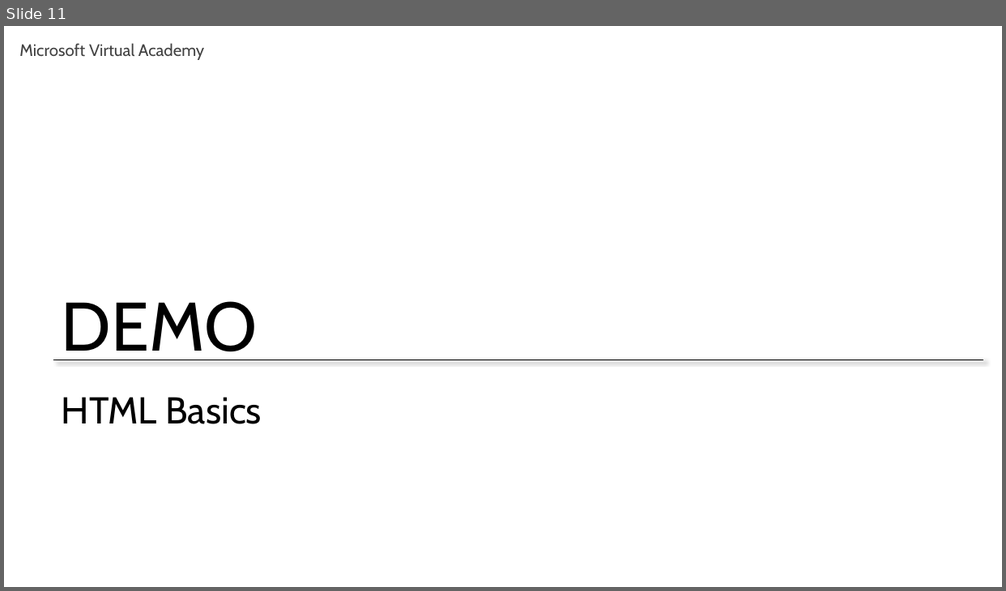
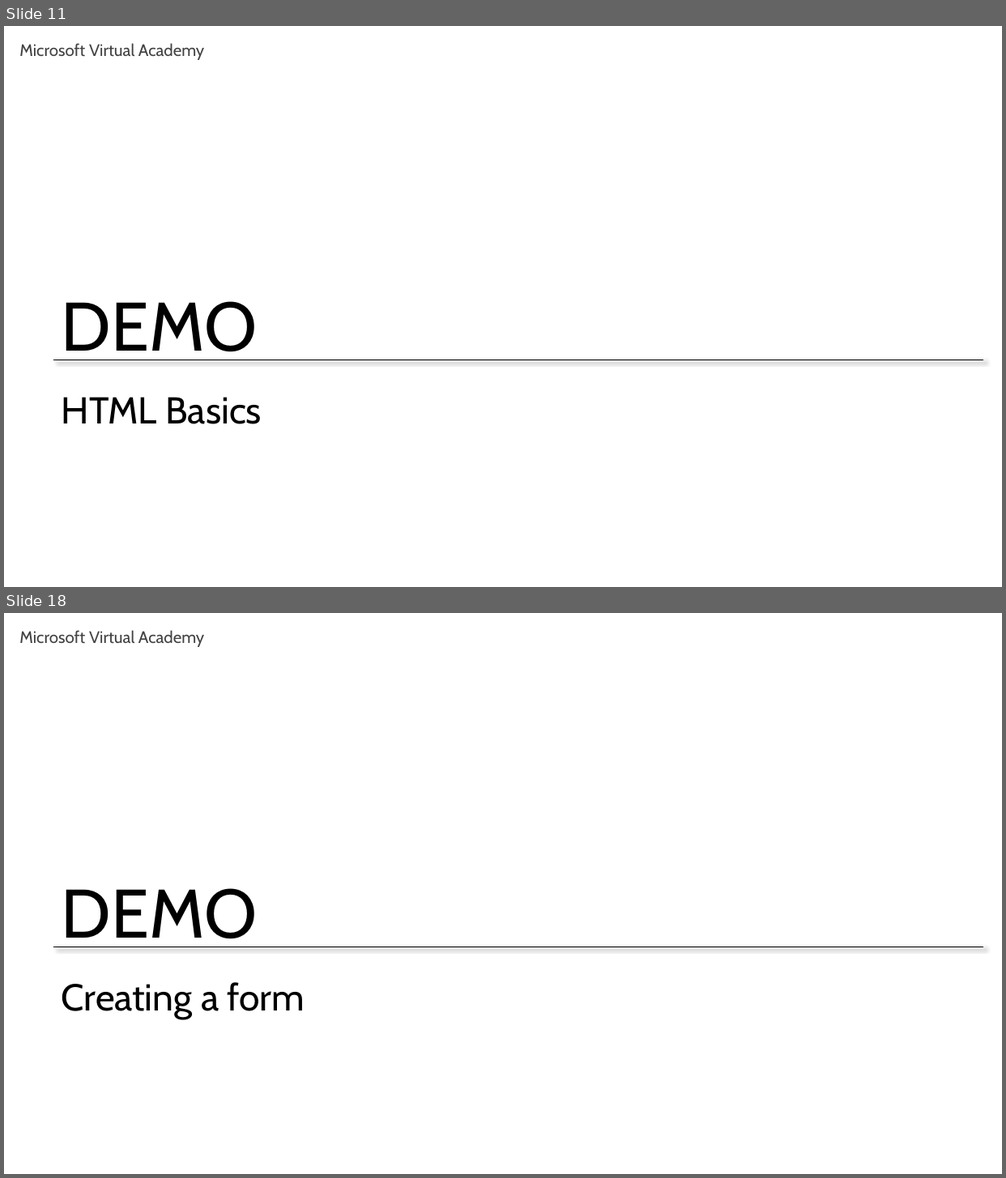
Before and after one commit to GeekTrainer/Flask, a slide deck: Slides/Module 3 - Creating an interface.pptx. Shown one above the other, each under a label of ours: slide 11 before the commit, slides 11 and 18 after it; the slides between them are not shown. The pictures are 1006x591 and 1006x1178 pixels, drawn with LibreOffice and Linux fonts; fonts in the diff are those of the drawing. Boxes give left, top, right and bottom in pixels: in the first picture for what was removed or moved away, otherwise in the second. Text is boxed around its words. In the diff, an @@ line names an element or a change of style, - is before the commit and + after.

```diff
--- a/Slides/Module 3 - Creating an interface.pptx
+++ b/Slides/Module 3 - Creating an interface.pptx
@@ slide 18 added at [4, 613, 1002, 1174], background #FFFFFF; not listed: 3 template elements that a slide beside it also shows @@
@@ title added at [62, 982, 305, 1020], 36 pt, text #000000 @@
+Creating a form
```
Also in this commit, not shown: 1 slide changed, 19 other slides added.
